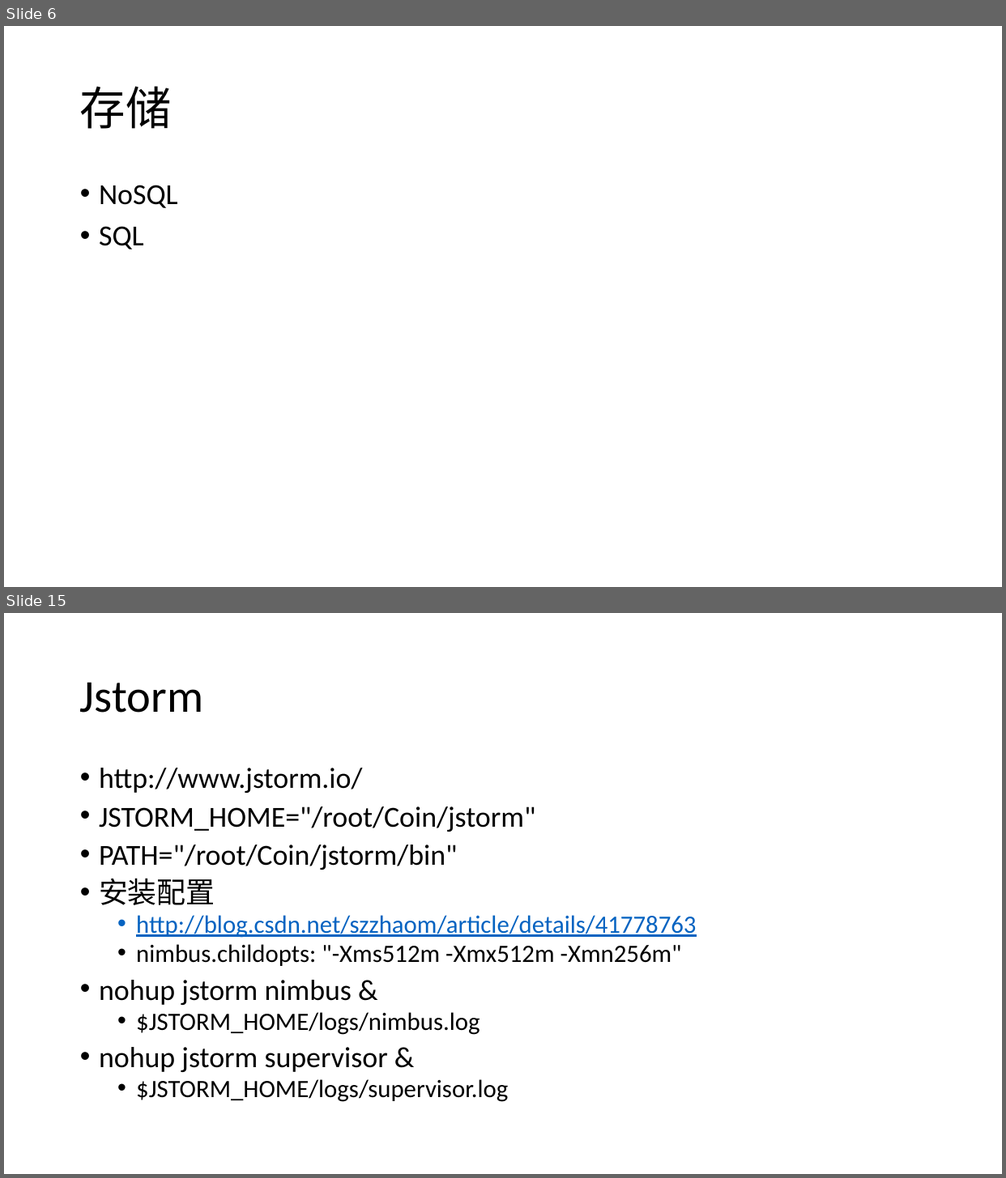
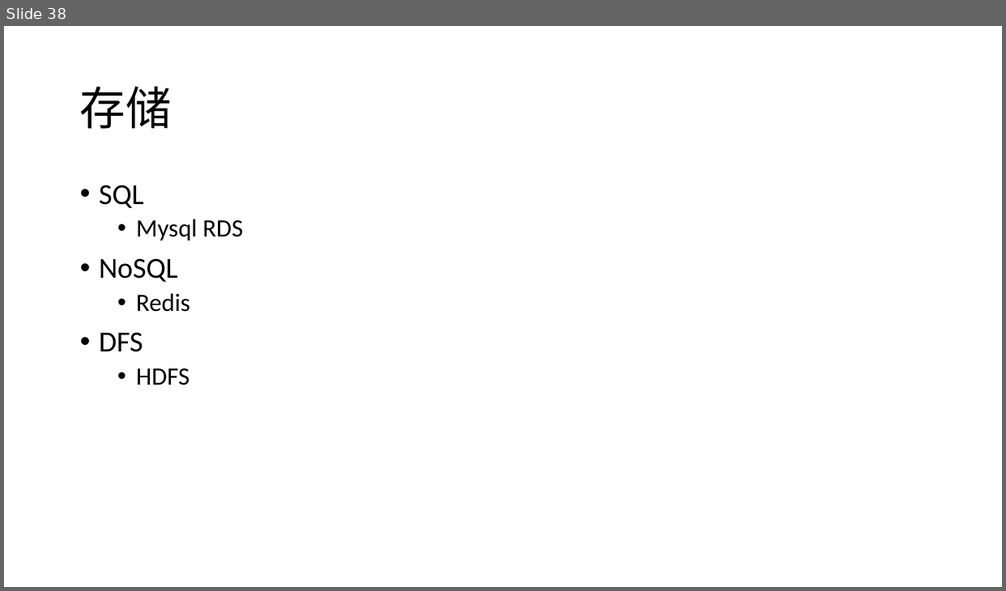
Before and after one commit to 1303575952/ExchangeAgg, a slide deck: doc/Coin.pptx. Shown one above the other, each under a label of ours: slides 6 and 15 before the commit, slide 38 after it; the slides between them are not shown. The pictures are 1006x1178 and 1006x591 pixels, drawn with LibreOffice and Linux fonts; fonts in the diff are those of the drawing. Boxes give left, top, right and bottom in pixels: in the first picture for what was removed or moved away, otherwise in the second. Text is boxed around its words. In the diff, an @@ line names an element or a change of style, - is before the commit and + after.

```diff
--- a/doc/Coin.pptx
+++ b/doc/Coin.pptx
@@ slide 15 removed at (4,613,1002,1174), background #FFFFFF @@
@@ title removed at (80,682,203,713) @@
-Jstorm
@@ text removed at (99,768,696,1102) @@
-• http://www.jstorm.io/
-• JSTORM_HOME="/root/Coin/jstorm"
-• PATH="/root/Coin/jstorm/bin"
-• 安装配置
-  • http://blog.csdn.net/szzhaom/article/details/41778763
-  • nimbus.childopts: "-Xms512m -Xmx512m -Xmn256m"
-• nohup jstorm nimbus &
-  • $JSTORM_HOME/logs/nimbus.log
-• nohup jstorm supervisor &
-  • $JSTORM_HOME/logs/supervisor.log
@@ what was slide 6 is now slide 38 @@
@@ slide 38 changed as well @@
@@ text at (99,185,243,241): paragraphs added @@
+• SQL
+  • Mysql RDS
@@ text at (99,293,190,386): text changed; size 28 to 24 pt @@
-• SQL
+  • Redis
+• DFS
+  • HDFS
```
Also in this commit, not shown: 6 other slides changed, 57 slides added, 21 other slides removed, 1 other file.
